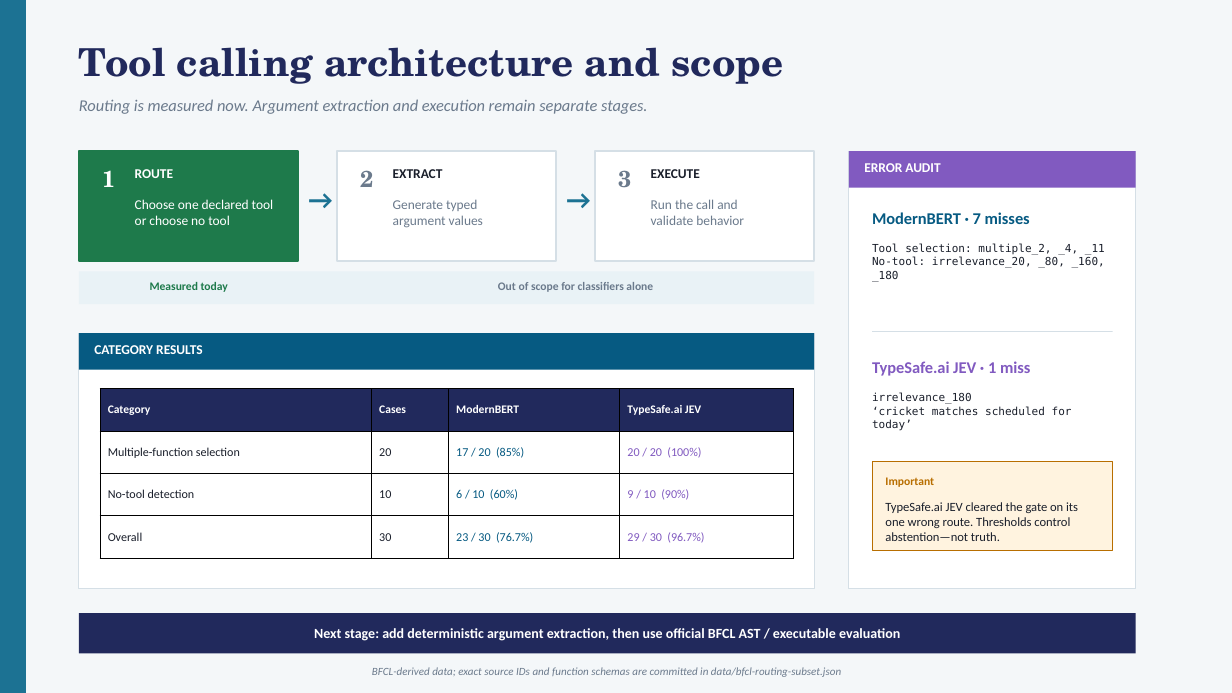
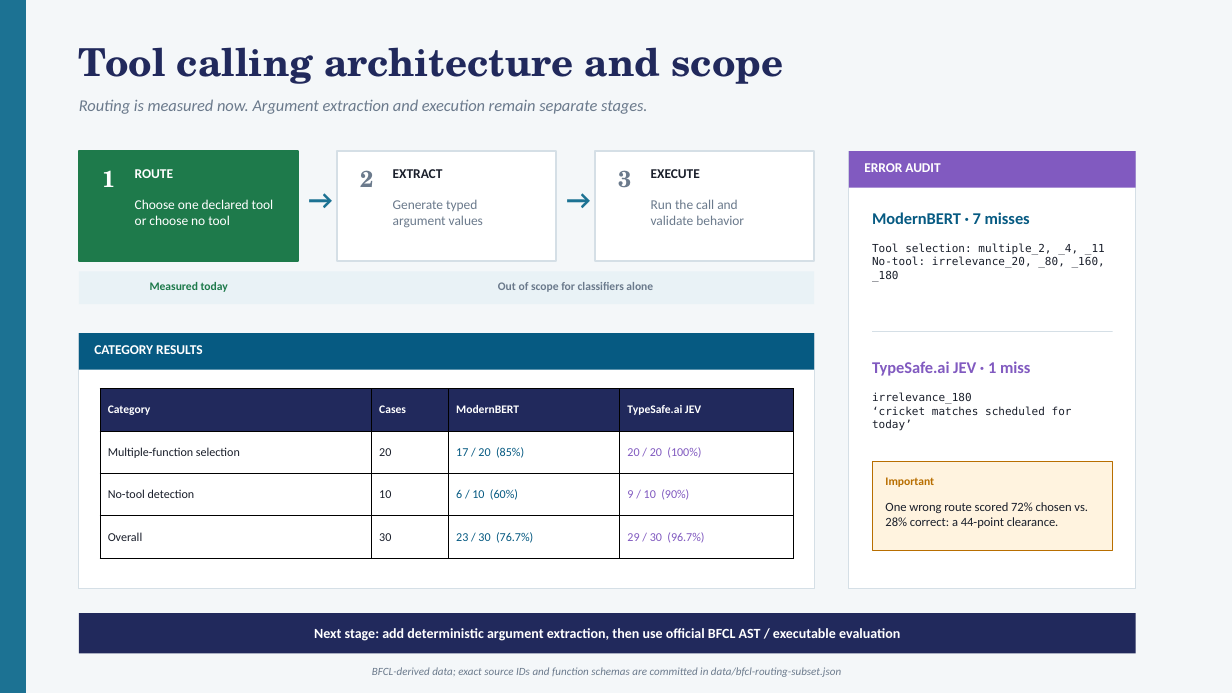
Before and after one commit to maustin10/OpenSystem1-classifier, a slide deck: slide 7 of results/Smoke-Test-Comparison-System1-vs-ModernBERT-clearance-distributions.pptx. Drawn at 1232x693 pixels with LibreOffice and Linux fonts; fonts in the diff are those of the drawing. Boxes give left, top, right and bottom in pixels: in the first picture for what was removed or moved away, otherwise in the second. Text is boxed around its words. In the diff, an @@ line names an element or a change of style, - is before the commit and + after.

Commit message:
Redefine clearance and document JEV claims

```diff
--- a/results/Smoke-Test-Comparison-System1-vs-ModernBERT-clearance-distributions.pptx
+++ b/results/Smoke-Test-Comparison-System1-vs-ModernBERT-clearance-distributions.pptx
@@ text at (885, 502, 1088, 528): text changed @@
-TypeSafe.ai JEV cleared the gate on its one wrong route. Thresholds control abstention—not truth.
+One wrong route scored 72% chosen vs. 28% correct: a 44-point clearance.
```
Also in this commit, not shown: 19 other slides changed, 4 other files.
